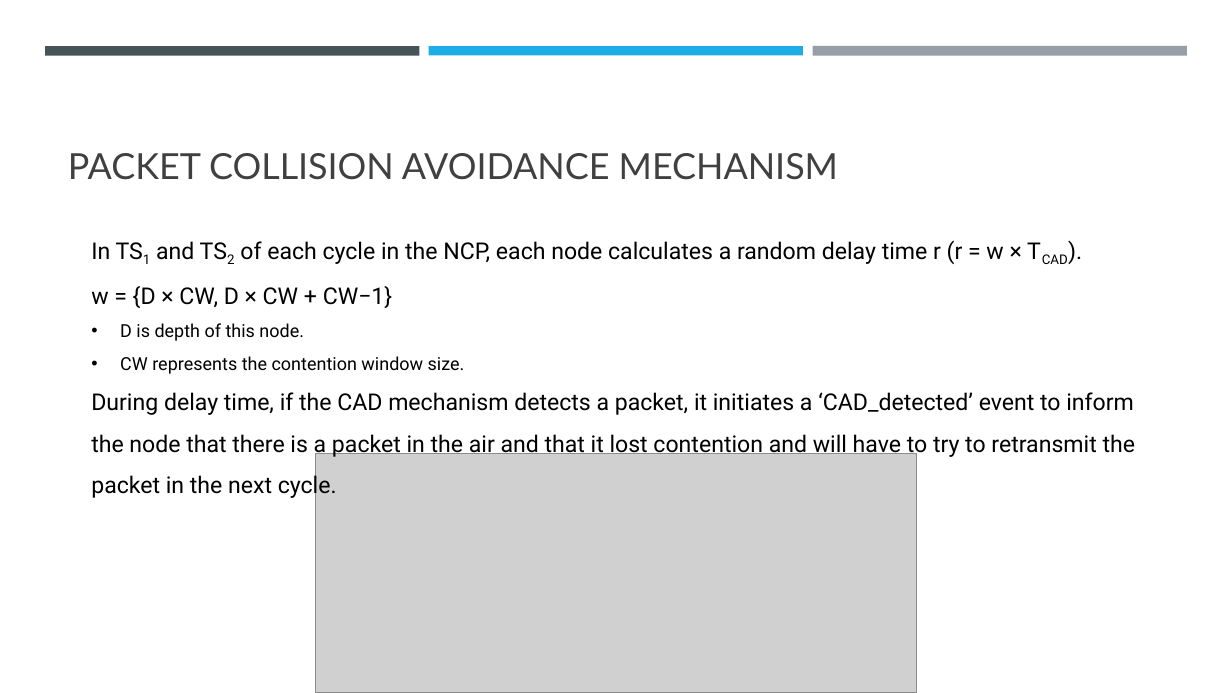
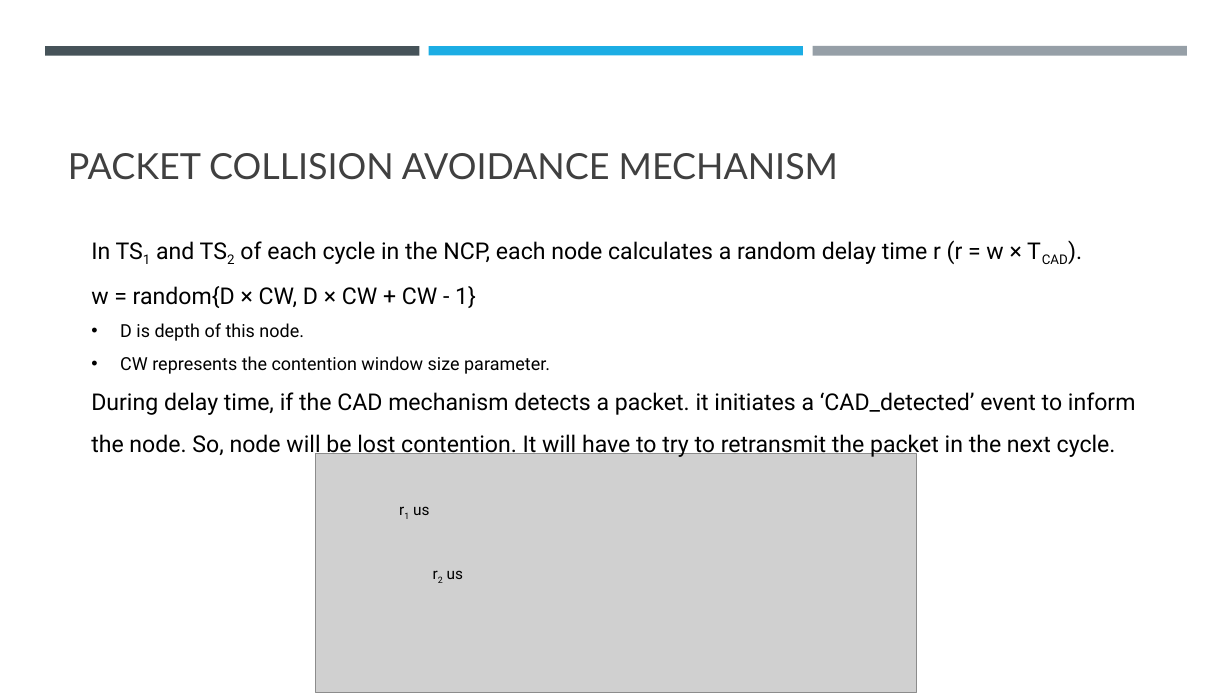
Before and after one commit to Wanarut/Review_literature, a slide deck: slide 25 of Multi-Hop LoRa Network Protocol with Minimized Latency.pptx (slide 26 before the commit). Drawn at 1232x693 pixels with LibreOffice and Linux fonts; fonts in the diff are those of the drawing; grey boxes stand for pictures. Boxes give left, top, right and bottom in pixels: in the first picture for what was removed or moved away, otherwise in the second. Text is boxed around its words. In the diff, an @@ line names an element or a change of style, - is before the commit and + after.

```diff
--- a/Multi-Hop LoRa Network Protocol with Minimized Latency.pptx
+++ b/Multi-Hop LoRa Network Protocol with Minimized Latency.pptx
@@ text at box(91, 286, 476, 308): text changed @@
-w = {D × CW, D × CW + CW−1}
+w = random{D × CW, D × CW + CW - 1}
@@ text at box(91, 356, 1136, 457): text changed @@
-• CW represents the contention window size.
-During delay time, if the CAD mechanism detects a packet, it initiates a ‘CAD_detected’ event to inform the node that there is a packet in the air and that it lost contention and will have to try to retransmit the packet in the next cycle.
+• CW represents the contention window size parameter.
+During delay time, if the CAD mechanism detects a packet. it initiates a ‘CAD_detected’ event to inform the node. So, node will be lost contention. It will have to try to retransmit the packet in the next cycle.
@@ text added at box(413, 506, 429, 515), 12 pt, text #000000 @@
+r1 us
@@ text added at box(447, 570, 463, 579), 12 pt, text #000000 @@
+r2 us
```
Also in this commit, not shown: 30 other slides changed, 3 slides added.
